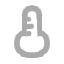
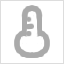
Before/after of a 64×64 layered artwork. What changed in the layer stack:
added layer "Pasted Layer" above "Layer" over [left=0, top=0, right=64, bottom=64]
